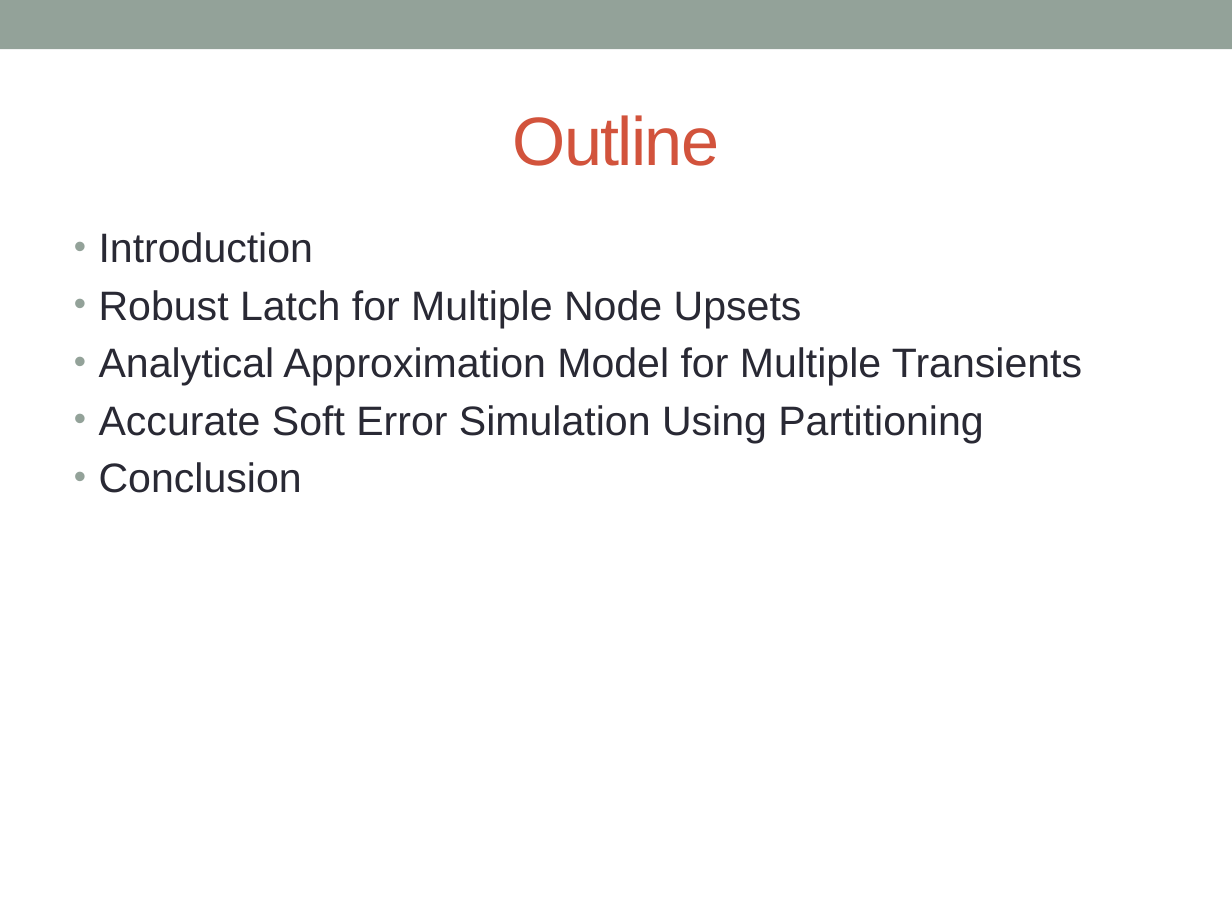
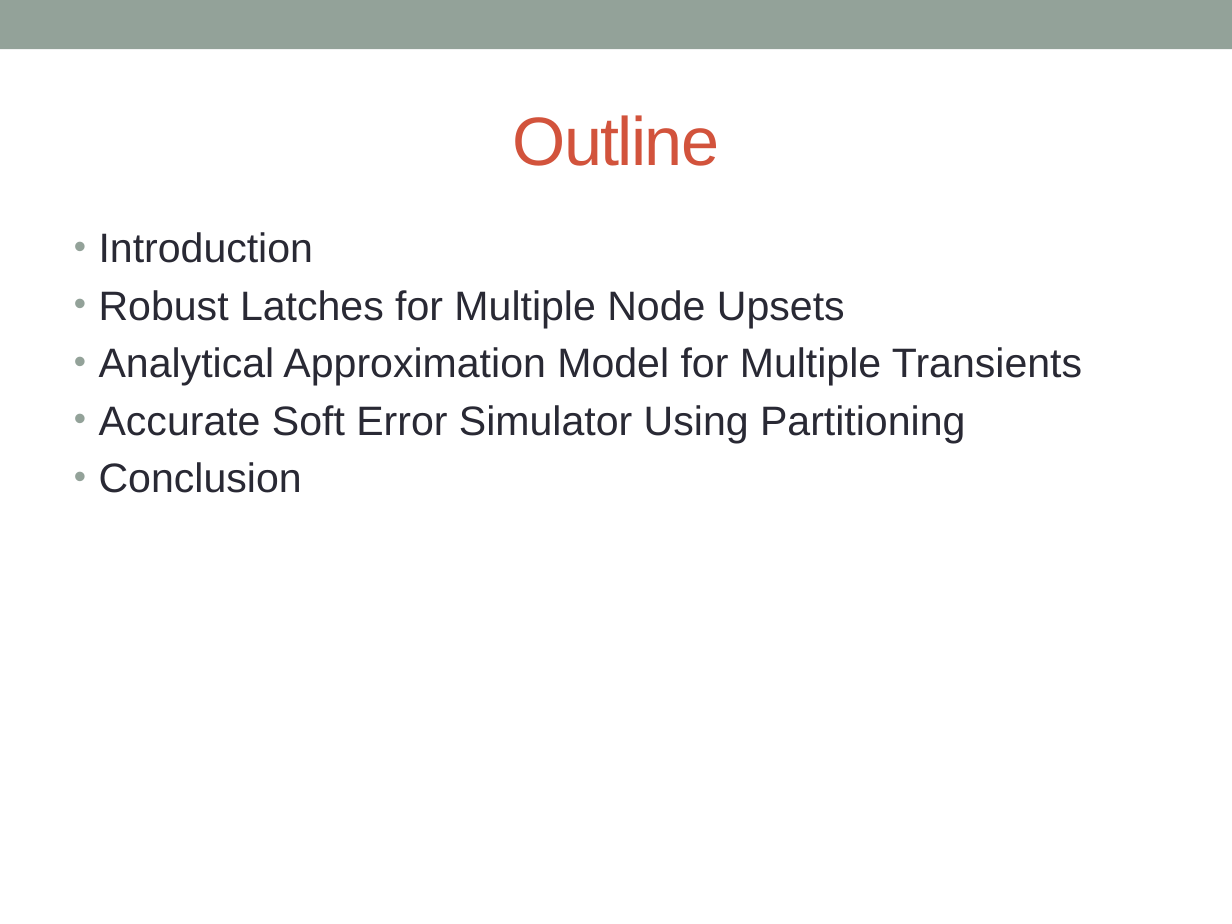
Before and after one commit to acwatkins88/Fast_SET, a slide deck: slide 2 of Dissertation/Dissertation Defense/Dissertation Defense.pptx. Drawn at 1232x924 pixels with LibreOffice and Linux fonts; fonts in the diff are those of the drawing; background and template pictures are left out. Boxes give left, top, right and bottom in pixels: in the first picture for what was removed or moved away, otherwise in the second. Text is boxed around its words. In the diff, an @@ line names an element or a change of style, - is before the commit and + after.

```diff
--- a/Dissertation/Dissertation Defense/Dissertation Defense.pptx
+++ b/Dissertation/Dissertation Defense/Dissertation Defense.pptx
@@ text at box(99, 290, 845, 328): text changed @@
-• Robust Latch for Multiple Node Upsets
+• Robust Latches for Multiple Node Upsets
@@ text at box(99, 405, 965, 443): text changed @@
-• Accurate Soft Error Simulation Using Partitioning
+• Accurate Soft Error Simulator Using Partitioning
```
Also in this commit, not shown: 23 other slides changed, 5 slides added, 1 slide removed, 15 other files.
